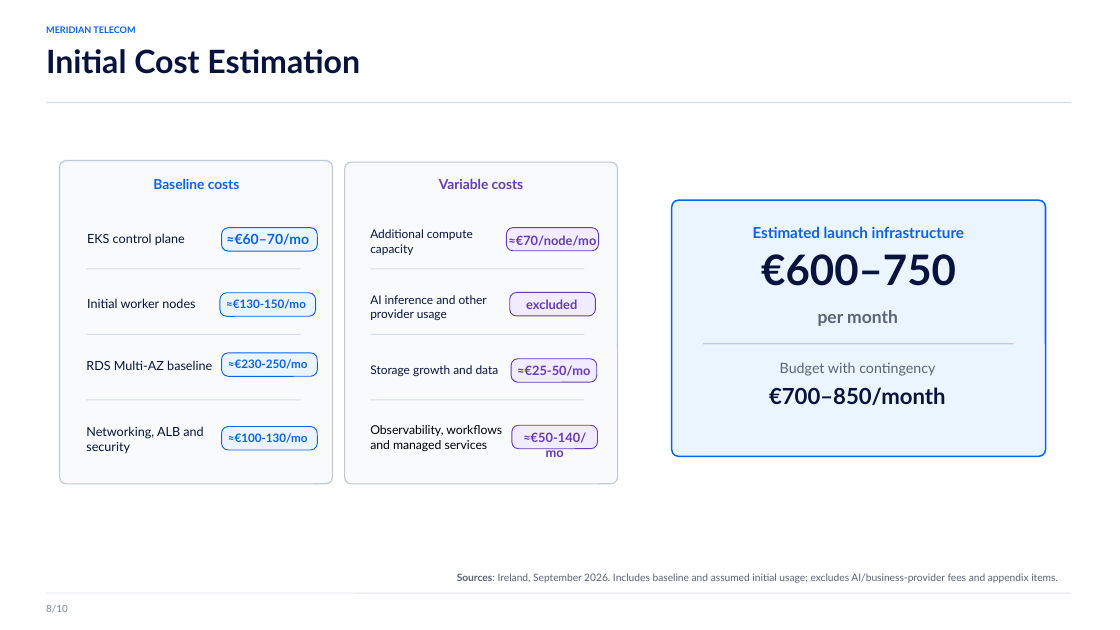
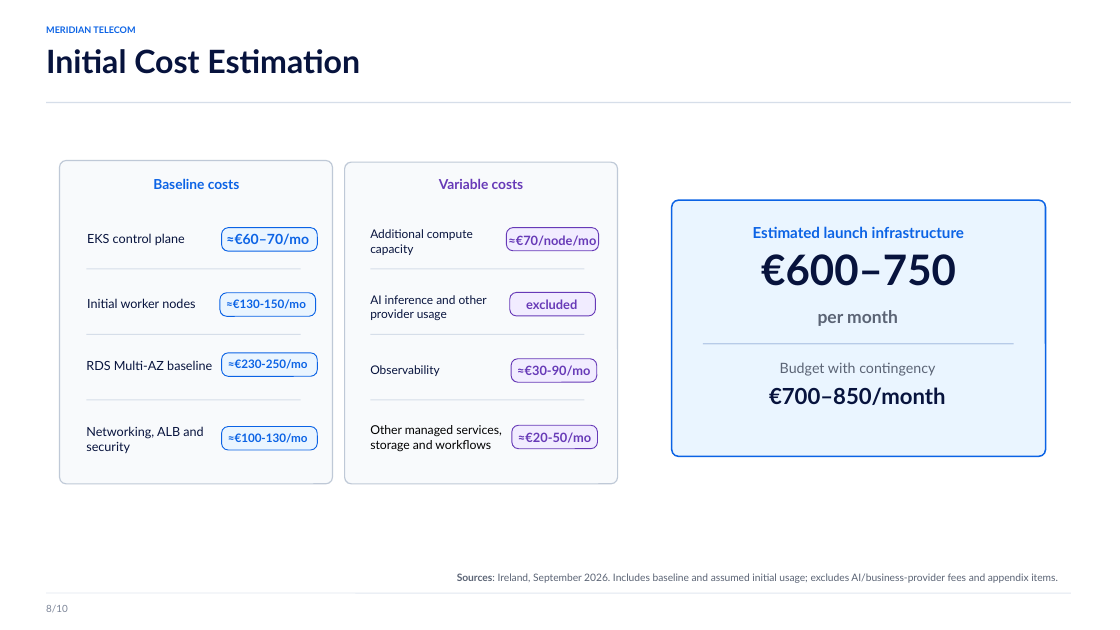
Before and after one commit to mattia-vincenzi/Meridian-Telecom, a slide deck: slide 17 of presentation/meridian_mattia_vincenzi.pptx. Drawn at 1120x630 pixels with LibreOffice and Linux fonts; fonts in the diff are those of the drawing. Boxes give left, top, right and bottom in pixels: in the first picture for what was removed or moved away, otherwise in the second. Text is boxed around its words. In the diff, an @@ line names an element or a change of style, - is before the commit and + after.

```diff
--- a/presentation/meridian_mattia_vincenzi.pptx
+++ b/presentation/meridian_mattia_vincenzi.pptx
@@ text at box(370, 365, 439, 376): text changed @@
-Storage growth and data
+Observability
@@ text at box(517, 365, 590, 376): text changed @@
-≈€25-50/mo
+≈€30-90/mo
@@ text at box(370, 425, 501, 452): text changed @@
-Observability, workflows and managed services
+Other managed services, storage and workflows
@@ text at box(518, 432, 591, 443): text changed @@
-≈€50-140/mo
+≈€20-50/mo
```
Also in this commit, not shown: 14 other slides changed, 2 slides removed, 2 other files.
